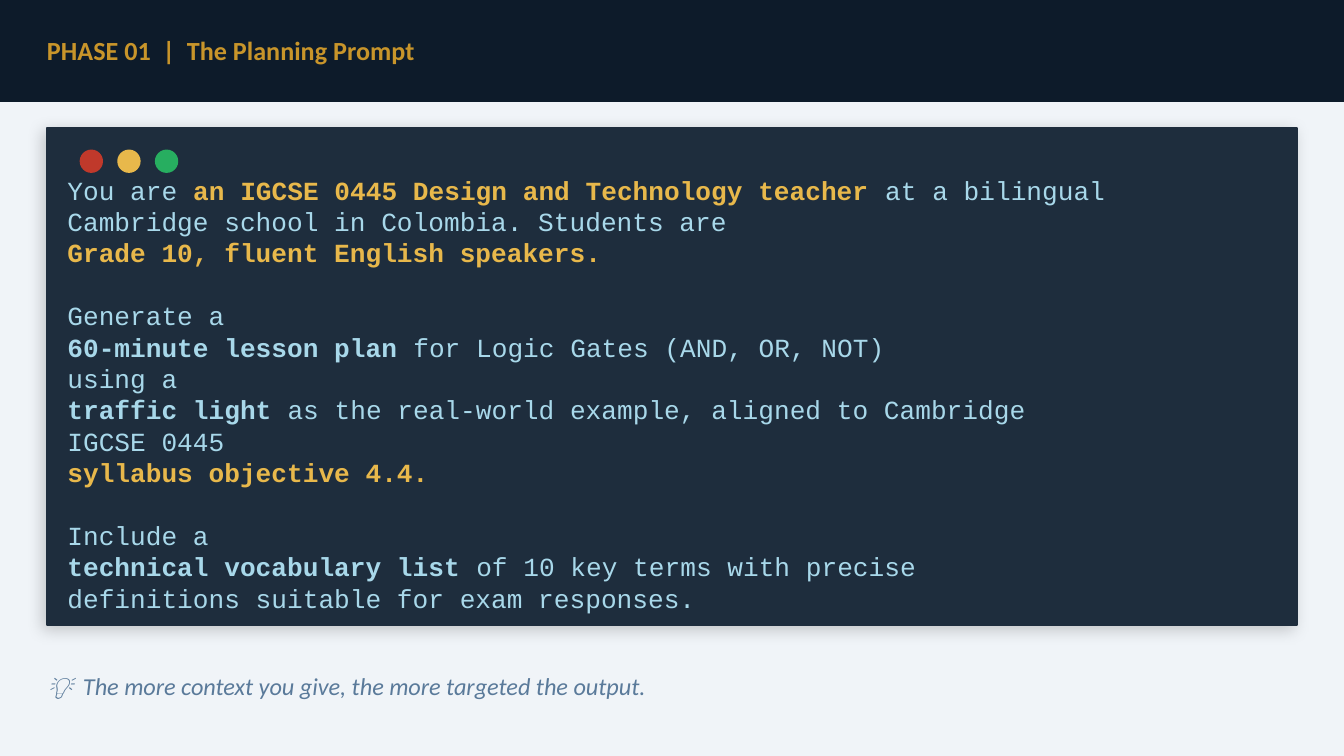
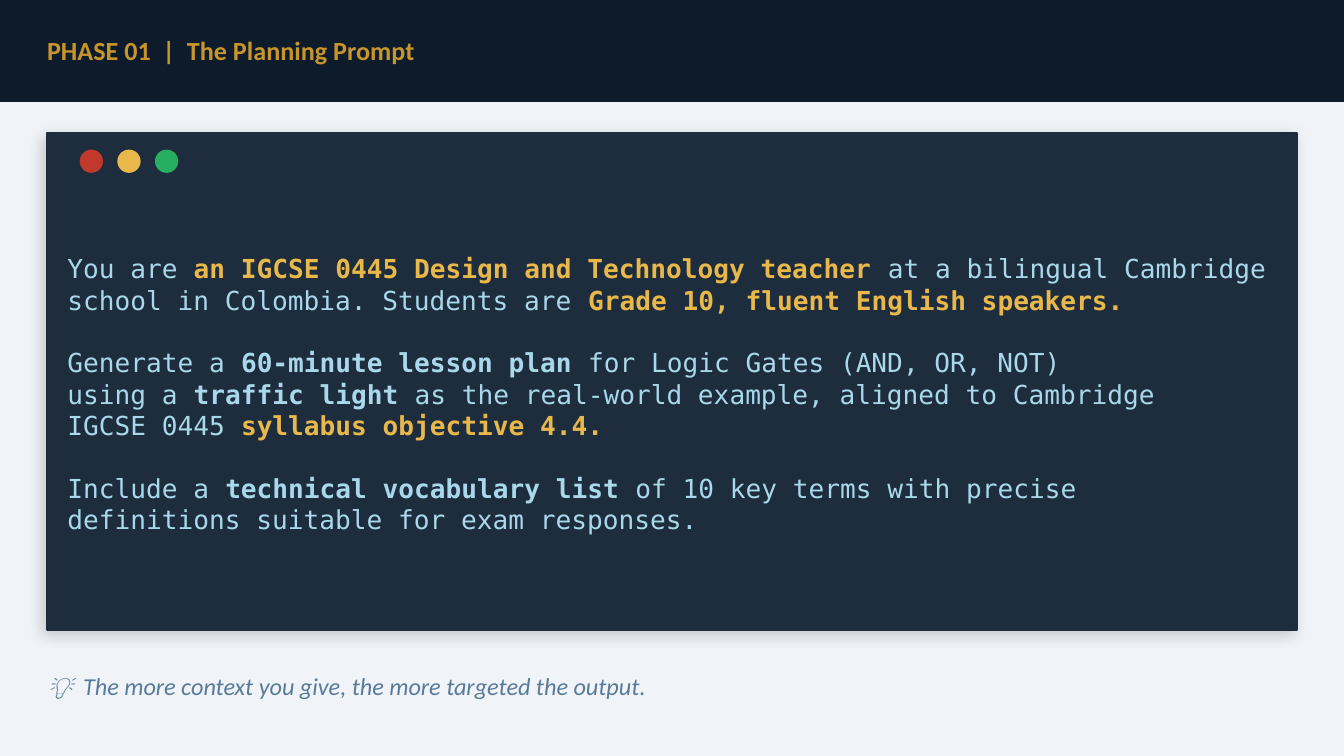
Before and after one commit to WorkWebsitesMixed/AI_STEM_Classroom, a slide deck: slide 4 of workshop_slides.pptx. Drawn at 1344x756 pixels with LibreOffice and Linux fonts; fonts in the diff are those of the drawing. Boxes give left, top, right and bottom in pixels: in the first picture for what was removed or moved away, otherwise in the second. Text is boxed around its words. In the diff, an @@ line names an element or a change of style, - is before the commit and + after.

```diff
--- a/workshop_slides.pptx
+++ b/workshop_slides.pptx
@@ rectangle moved from (x1=47, y1=128, x2=1297, y2=625) to (x1=47, y1=133, x2=1297, y2=630) @@
@@ text at (x1=67, y1=257, x2=1266, y2=503): text changed; font Courier New to DejaVu Sans Mono @@
-You are an IGCSE 0445 Design and Technology teacher at a bilingual
-Cambridge school in Colombia. Students are
-Grade 10, fluent English speakers.
-Generate a
-60-minute lesson plan for Logic Gates (AND, OR, NOT)
-using a
-traffic light as the real-world example, aligned to Cambridge
-IGCSE 0445
-syllabus objective 4.4.
-Include a
-technical vocabulary list of 10 key terms with precise
+You are an IGCSE 0445 Design and Technology teacher at a bilingual Cambridge school in Colombia. Students are Grade 10, fluent English speakers.
+Generate a 60-minute lesson plan for Logic Gates (AND, OR, NOT)
+using a traffic light as the real-world example, aligned to Cambridge
+IGCSE 0445 syllabus objective 4.4.
+Include a technical vocabulary list of 10 key terms with precise
@@ text at (x1=67, y1=509, x2=697, y2=534): font Courier New to DejaVu Sans Mono in "definitions suitable for exam responses." @@
```
Also in this commit, not shown: 4 other slides changed, 2 other files.
